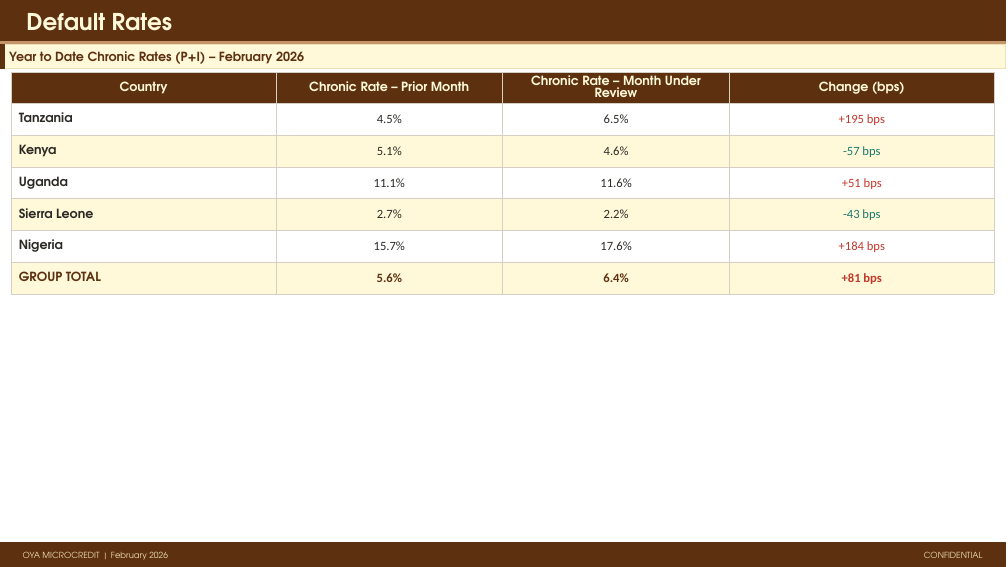
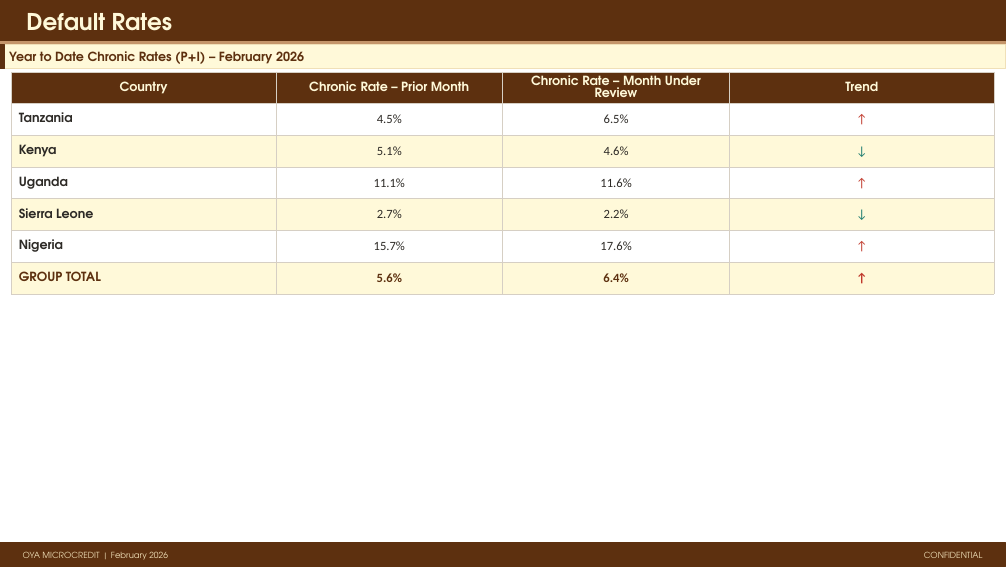
Before and after one commit to ikyei/oya-monthly, a slide deck: slide 7 of reports/2026-02.pptx. Drawn at 1008x567 pixels with LibreOffice and Linux fonts; fonts in the diff are those of the drawing. Boxes give left, top, right and bottom in pixels: in the first picture for what was removed or moved away, otherwise in the second. Text is boxed around its words. In the diff, an @@ line names an element or a change of style, - is before the commit and + after.

```diff
--- a/reports/2026-02.pptx
+++ b/reports/2026-02.pptx
@@ table at box(11, 72, 994, 286) @@
-row 1, column 4: Change (bps)
+row 1, column 4: Trend
-row 2, column 4: +195 bps
+row 2, column 4: ↑
-row 3, column 4: -57 bps
+row 3, column 4: ↓
-row 4, column 4: +51 bps
+row 4, column 4: ↑
-row 5, column 4: -43 bps
+row 5, column 4: ↓
-row 6, column 4: +184 bps
+row 6, column 4: ↑
-row 7, column 4: +81 bps
+row 7, column 4: ↑
```
Also in this commit, not shown: 4 other slides changed, 1 other file.
